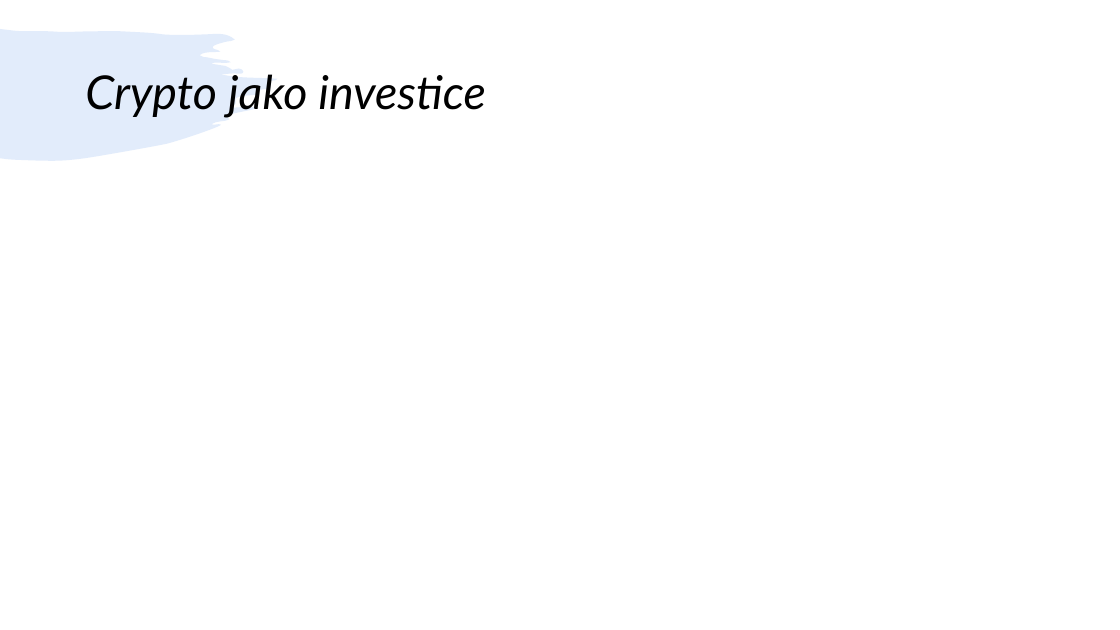
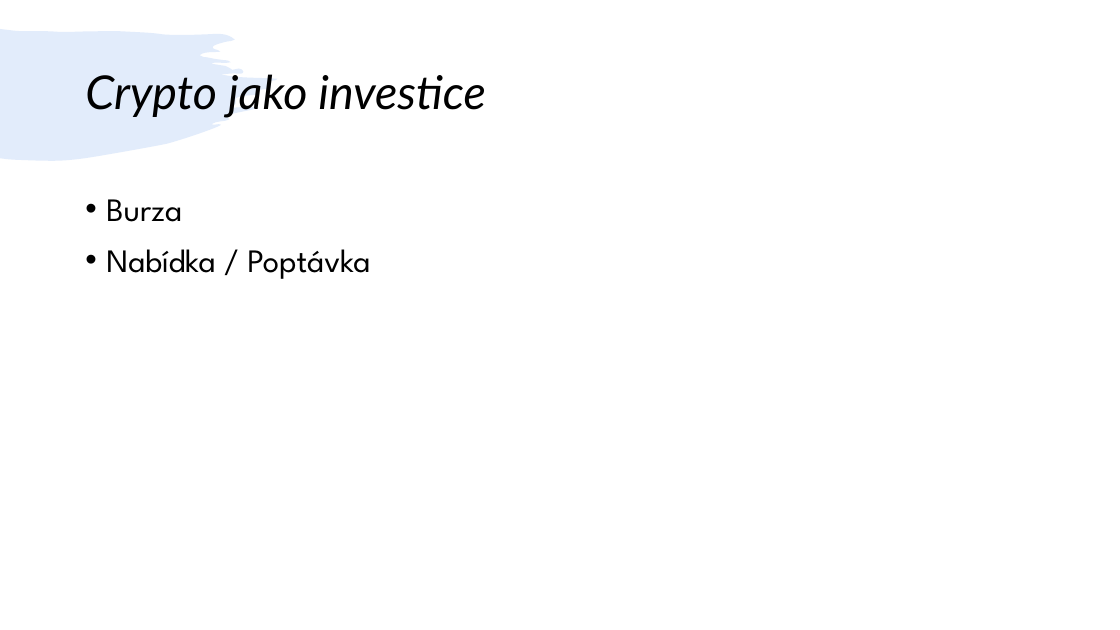
Before and after one commit to kuba384/Jirasek, a slide deck: slide 10 of Presentation.pptx (slide 9 before the commit). Drawn at 1120x630 pixels with LibreOffice and Linux fonts; fonts in the diff are those of the drawing. Boxes give left, top, right and bottom in pixels: in the first picture for what was removed or moved away, otherwise in the second. Text is boxed around its words. In the diff, an @@ line names an element or a change of style, - is before the commit and + after.

```diff
--- a/Presentation.pptx
+++ b/Presentation.pptx
@@ text added at [106, 199, 370, 279], 28 pt, text #000000 @@
+• Burza
+• Nabídka / Poptávka
```
Also in this commit, not shown: 7 other slides changed, 4 slides added, 2 slides removed.
